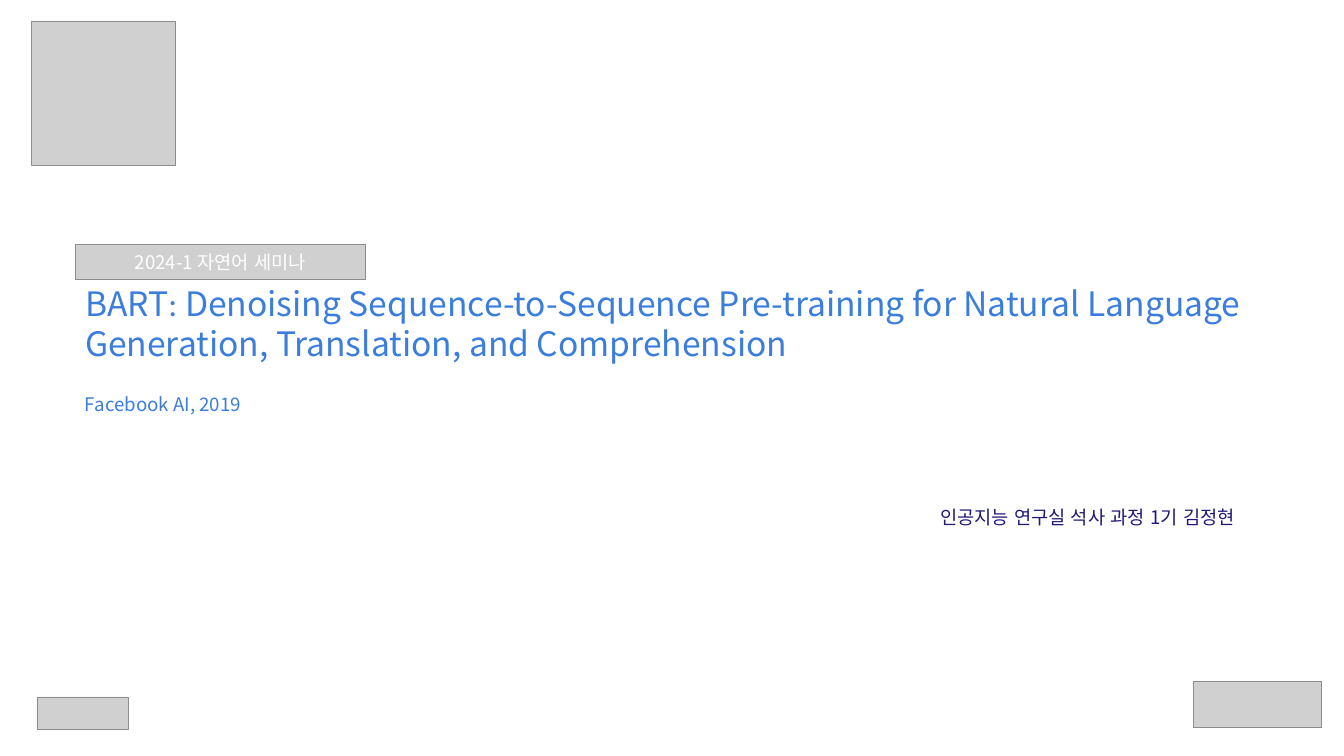
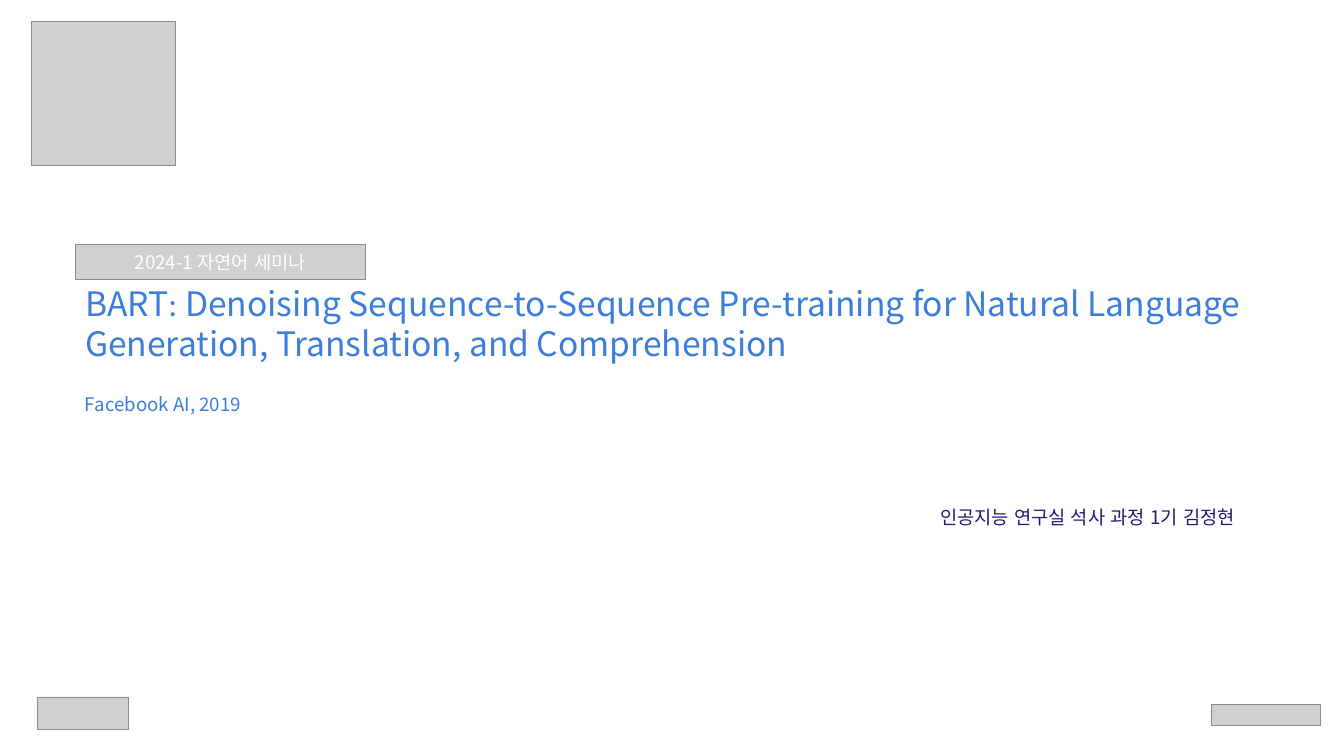
Before and after one commit to Tiabet/Paper-for-ML-DL, a slide deck: slide 1 of 세미나/BART_김정현.pptx. Drawn at 1344x756 pixels with LibreOffice and Linux fonts; fonts in the diff are those of the drawing; grey boxes stand for pictures; background and template pictures are left out. Boxes give left, top, right and bottom in pixels: in the first picture for what was removed or moved away, otherwise in the second. Text is boxed around its words. In the diff, an @@ line names an element or a change of style, - is before the commit and + after.

```diff
--- a/세미나/BART_김정현.pptx
+++ b/세미나/BART_김정현.pptx
@@ picture removed at (x1=1193, y1=681, x2=1322, y2=728) @@
@@ picture added at (x1=1211, y1=704, x2=1320, y2=725) @@
@@ page number removed at (x1=1267, y1=707, x2=1303, y2=727) @@
-1 / 25
```
Also in this commit, not shown: 6 other slides changed, 30 slides added, 2 slides removed, 8 other files.
